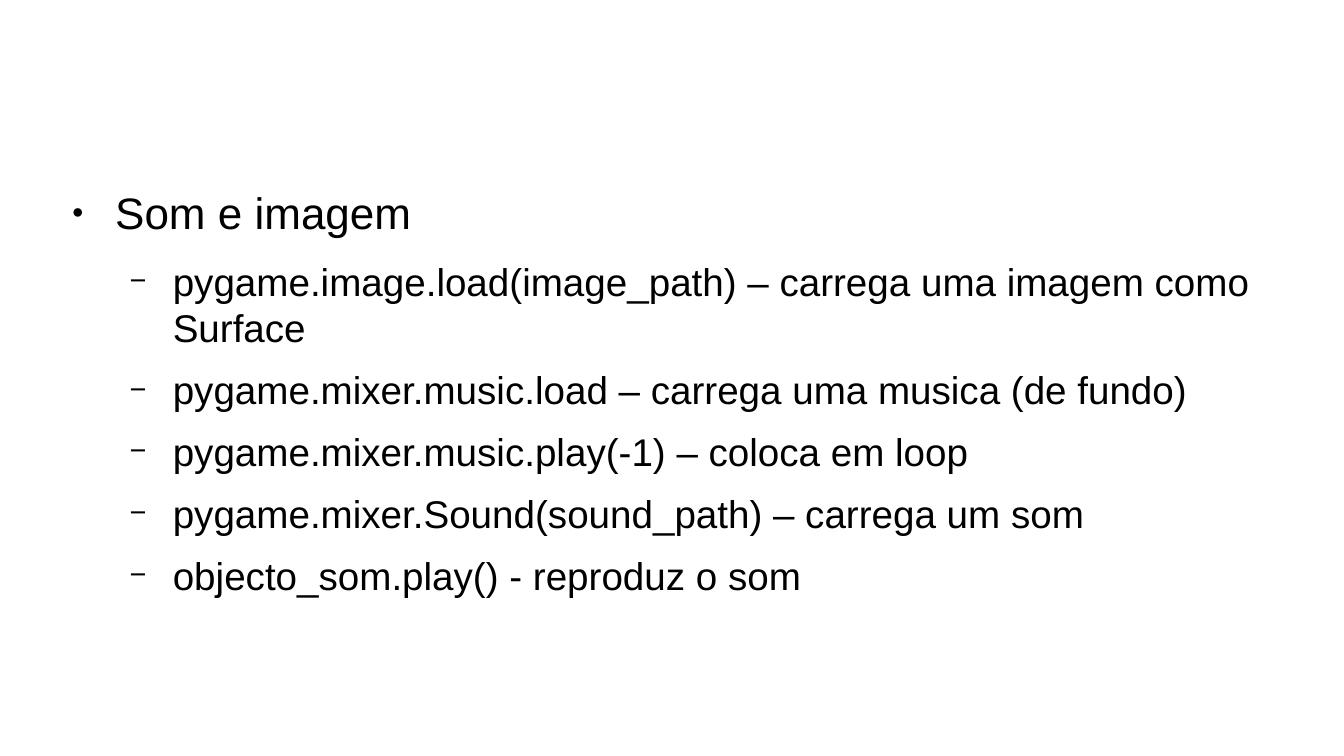
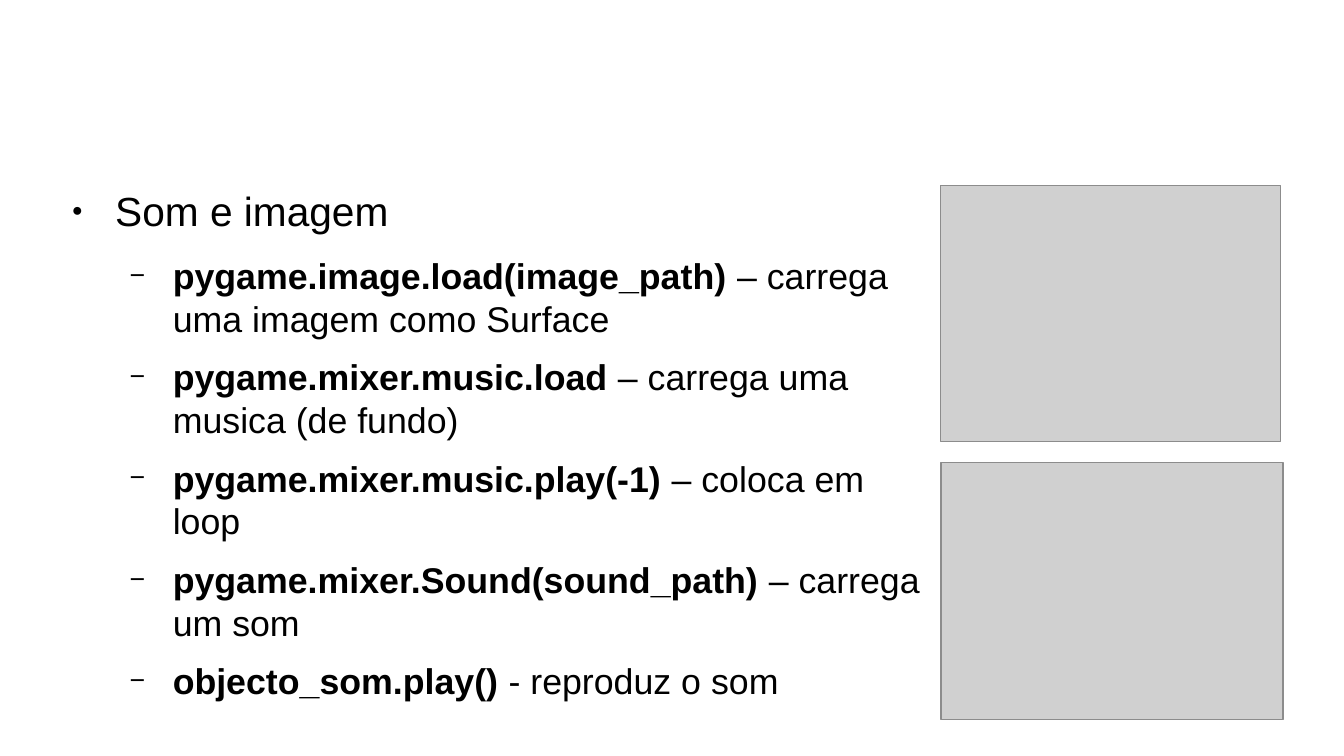
Before and after one commit to dgomes/pygame_tutorial, a slide deck: slide 8 of Introducao ao PyGame.odp (slide 7 before the commit). Drawn at 1344x756 pixels with LibreOffice and Linux fonts; fonts in the diff are those of the drawing; grey boxes stand for pictures; background and template pictures are left out. Boxes give left, top, right and bottom in pixels: in the first picture for what was removed or moved away, otherwise in the second. Text is boxed around its words. In the diff, an @@ line names an element or a change of style, - is before the commit and + after.

```diff
--- a/Introducao ao PyGame.odp
+++ b/Introducao ao PyGame.odp
@@ text "Som e imagem" at bbox=[115, 196, 920, 701]: size 26 to 24.1 pt in "Som e imagem"; size 22.8 to 21.1 pt; bold on in "pygame.image.load(image_path)", "pygame.mixer.music.load", "pygame.mixer.music.play(-1)", "pygame.mixer.Sound(sound_path)" and 1 more places @@
@@ picture added at bbox=[942, 185, 1282, 441] @@
@@ picture added at bbox=[942, 462, 1284, 720] @@
```
Also in this commit, not shown: 4 other slides changed, 4 slides added.
